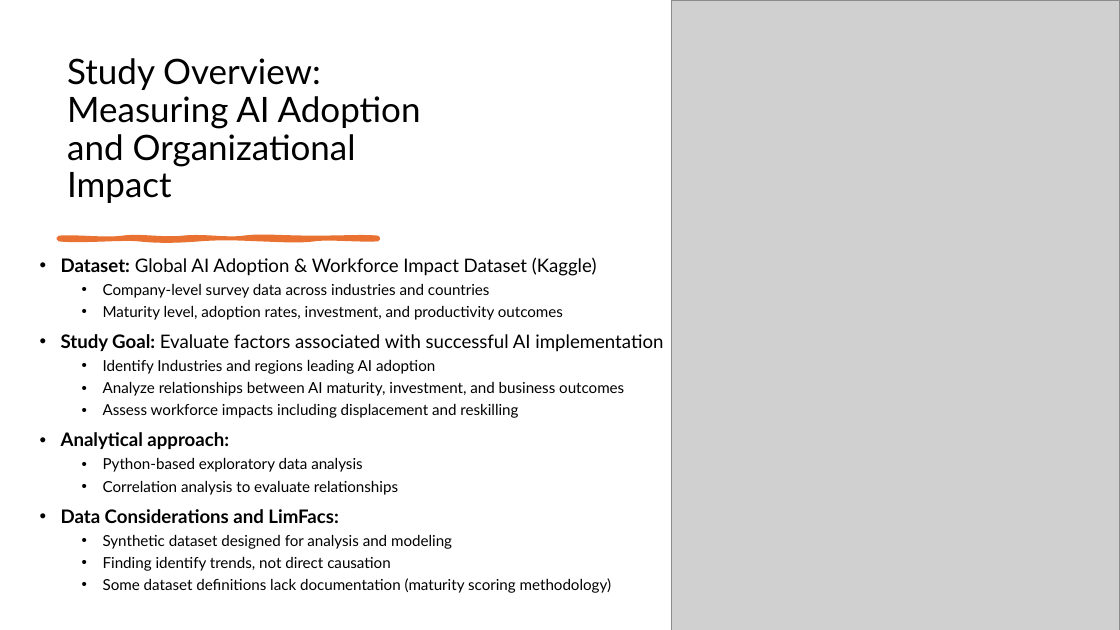
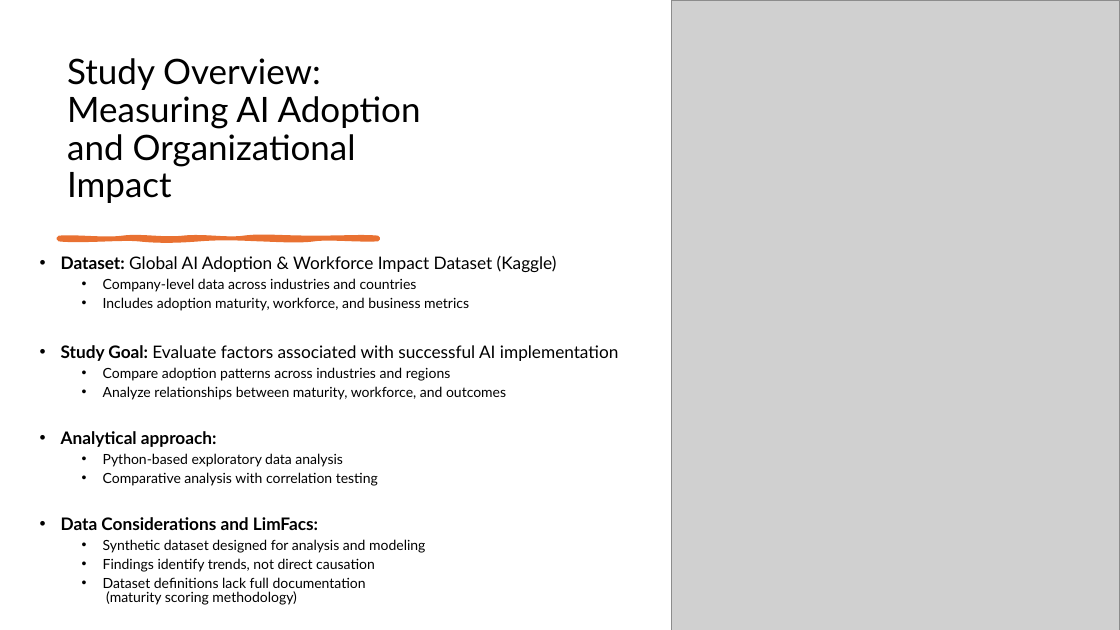
Before and after one commit to S-Shockley/MidtermAIAdoption, a slide deck: slide 3 of Presentation/Global AI Adoption & Workforce Impact Dataset.pptx. Drawn at 1120x630 pixels with LibreOffice and Linux fonts; fonts in the diff are those of the drawing; grey boxes stand for pictures. Boxes give left, top, right and bottom in pixels: in the first picture for what was removed or moved away, otherwise in the second. Text is boxed around its words. In the diff, an @@ line names an element or a change of style, - is before the commit and + after.

Commit message:
updating ppt

```diff
--- a/Presentation/Global AI Adoption & Workforce Impact Dataset.pptx
+++ b/Presentation/Global AI Adoption & Workforce Impact Dataset.pptx
@@ text at (61,256,618,553): size 16 to 14.8 pt in "Dataset: Global AI Adoption & Workforce Impact ...", "Study Goal: Evaluate factors associated with successful ...", "Analytical approach:", "Data Considerations and LimFacs:"; size 13 to 12 pt in "Python-based exploratory data analysis", "Synthetic dataset designed for analysis and modeling"; line spacing 0.9 to 0.8 @@
@@ text at (103,278,469,311): text changed; size 13 to 12 pt @@
-  • Company-level survey data across industries and countries
-  • Maturity level, adoption rates, investment, and productivity outcomes
+  • Company-level data across industries and countries
+  • Includes adoption maturity, workforce, and business metrics
@@ text at (103,367,506,400): text changed; size 13 to 12 pt @@
-  • Identify Industries and regions leading AI adoption
-  • Analyze relationships between AI maturity, investment, and business outcomes
-  • Assess workforce impacts including displacement and reskilling
+  • Compare adoption patterns across industries and regions
+  • Analyze relationships between maturity, workforce, and outcomes
@@ text at (103,472,378,486): text changed; size 13 to 12 pt @@
-  • Correlation analysis to evaluate relationships
+  • Comparative analysis with correlation testing
@@ text at (103,558,375,605): text changed; size 13 to 12 pt @@
-  • Finding identify trends, not direct causation
-  • Some dataset definitions lack documentation (maturity scoring methodology)
+  • Findings identify trends, not direct causation
+  • Dataset definitions lack full documentation
+    (maturity scoring methodology)
```
Also in this commit, not shown: 2 other slides changed, 3 slides added, 3 slides removed.
